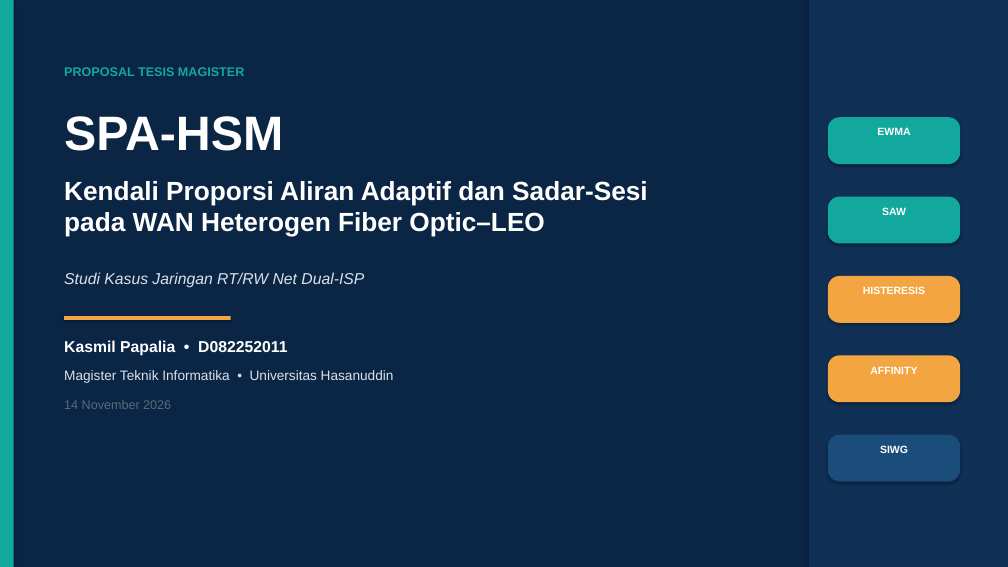
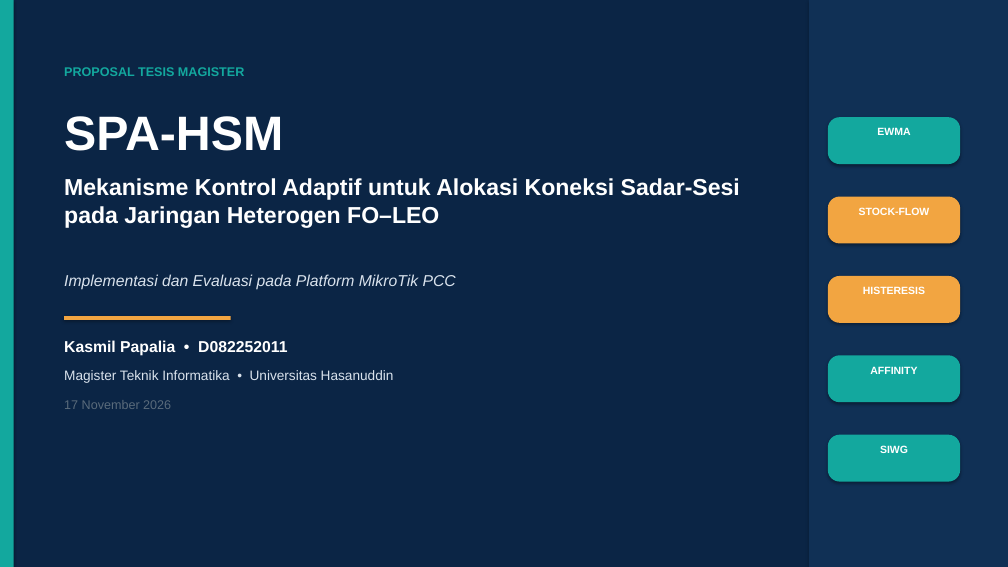
Before and after one commit to kasmilp/proposal_loadbalancing, a slide deck: slide 1 of 12_Presentasi/Proposal_Tesis_SPA-HSM.pptx. Drawn at 1008x567 pixels with LibreOffice and Linux fonts; fonts in the diff are those of the drawing. Boxes give left, top, right and bottom in pixels: in the first picture for what was removed or moved away, otherwise in the second. Text is boxed around its words. In the diff, an @@ line names an element or a change of style, - is before the commit and + after.

Commit message:
Perbarui positioning stock-flow dan konsistensi 01-12

```diff
--- a/12_Presentasi/Proposal_Tesis_SPA-HSM.pptx
+++ b/12_Presentasi/Proposal_Tesis_SPA-HSM.pptx
@@ text at [64, 178, 740, 228]: text changed; size 25 to 22 pt @@
-Kendali Proporsi Aliran Adaptif dan Sadar-Sesi
-pada WAN Heterogen Fiber Optic–LEO
+Mekanisme Kontrol Adaptif untuk Alokasi Koneksi Sadar-Sesi
+pada Jaringan Heterogen FO–LEO
@@ rounded rectangle at [828, 197, 960, 243]: fill #13A89E to #F2A541 @@
@@ text at [859, 207, 930, 215]: text changed @@
-SAW
+STOCK-FLOW
@@ text at [64, 274, 456, 290]: text changed @@
-Studi Kasus Jaringan RT/RW Net Dual-ISP
+Implementasi dan Evaluasi pada Platform MikroTik PCC
@@ rounded rectangle at [828, 355, 960, 402]: fill #F2A541 to #13A89E @@
@@ text at [64, 400, 171, 409]: text changed @@
-14 November 2026
+17 November 2026
@@ rounded rectangle at [828, 435, 960, 482]: fill #1B4D7A to #13A89E @@
```
Also in this commit, not shown: 17 other slides changed, 11 other files.
